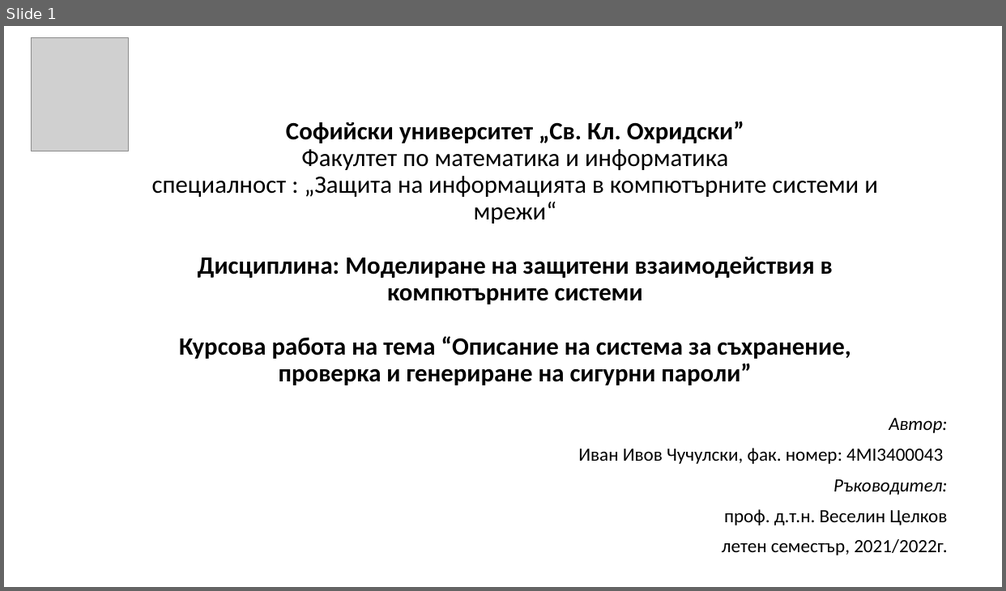
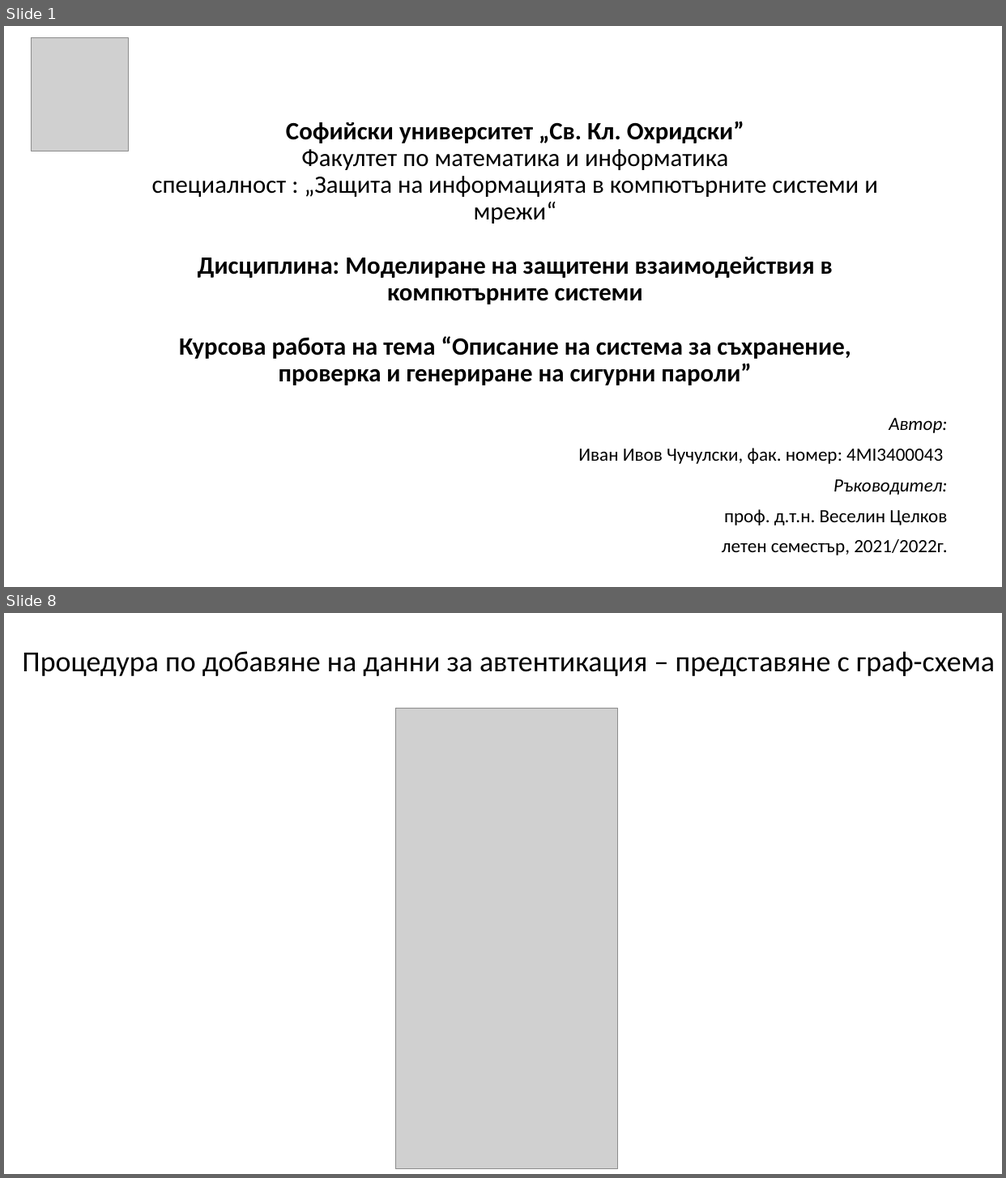
Before and after one commit to ivanchuchulski/secure-interactions-modeling, a slide deck: secure-interactions-modeling-project-Ivan-Chuchulski-4MI3400043.pptx. Shown one above the other, each under a label of ours: slide 1 before the commit, slides 1 and 8 after it; the slides between them are not shown. The pictures are 1006x591 and 1006x1178 pixels, drawn with LibreOffice and Linux fonts; fonts in the diff are those of the drawing; grey boxes stand for pictures. Boxes give left, top, right and bottom in pixels: in the first picture for what was removed or moved away, otherwise in the second. Text is boxed around its words. In the diff, an @@ line names an element or a change of style, - is before the commit and + after.

```diff
--- a/secure-interactions-modeling-project-Ivan-Chuchulski-4MI3400043.pptx
+++ b/secure-interactions-modeling-project-Ivan-Chuchulski-4MI3400043.pptx
@@ slide 8 added at box(4, 613, 1002, 1174), background #FFFFFF @@
@@ title added at box(22, 651, 995, 676), 28 pt, text #000000 @@
+Процедура по добавяне на данни за автентикация – представяне с граф-схема
@@ picture added at box(395, 708, 618, 1169) @@
```
Also in this commit, not shown: 2 slides changed, 15 other slides added, 1 other file.
